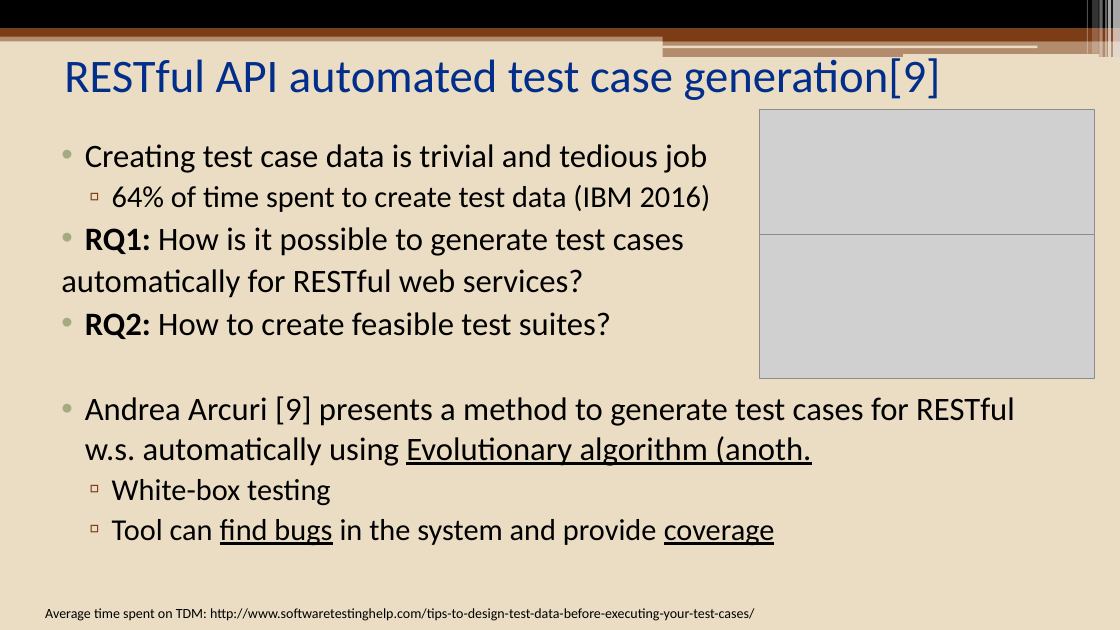
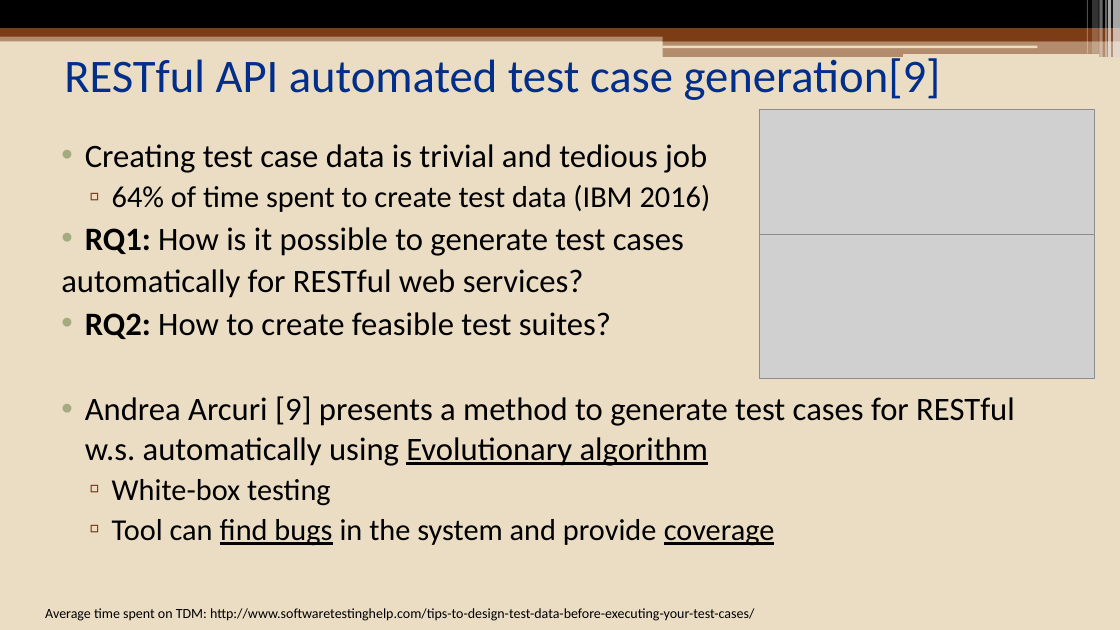
Before and after one commit to eozer/cinco_seminar, a slide deck: slide 24 of presentation/cinco_presentation.pptx. Drawn at 1120x630 pixels with LibreOffice and Linux fonts; fonts in the diff are those of the drawing; grey boxes stand for pictures. Boxes give left, top, right and bottom in pixels: in the first picture for what was removed or moved away, otherwise in the second. Text is boxed around its words. In the diff, an @@ line names an element or a change of style, - is before the commit and + after.

Commit message:
Final version presentation

```diff
--- a/presentation/cinco_presentation.pptx
+++ b/presentation/cinco_presentation.pptx
@@ text at (85, 396, 1015, 466): text changed @@
-• Andrea Arcuri [9] presents a method to generate test cases for RESTful w.s. automatically using Evolutionary algorithm (anoth.
+• Andrea Arcuri [9] presents a method to generate test cases for RESTful w.s. automatically using Evolutionary algorithm
```
Also in this commit, not shown: 1 other slide changed.
